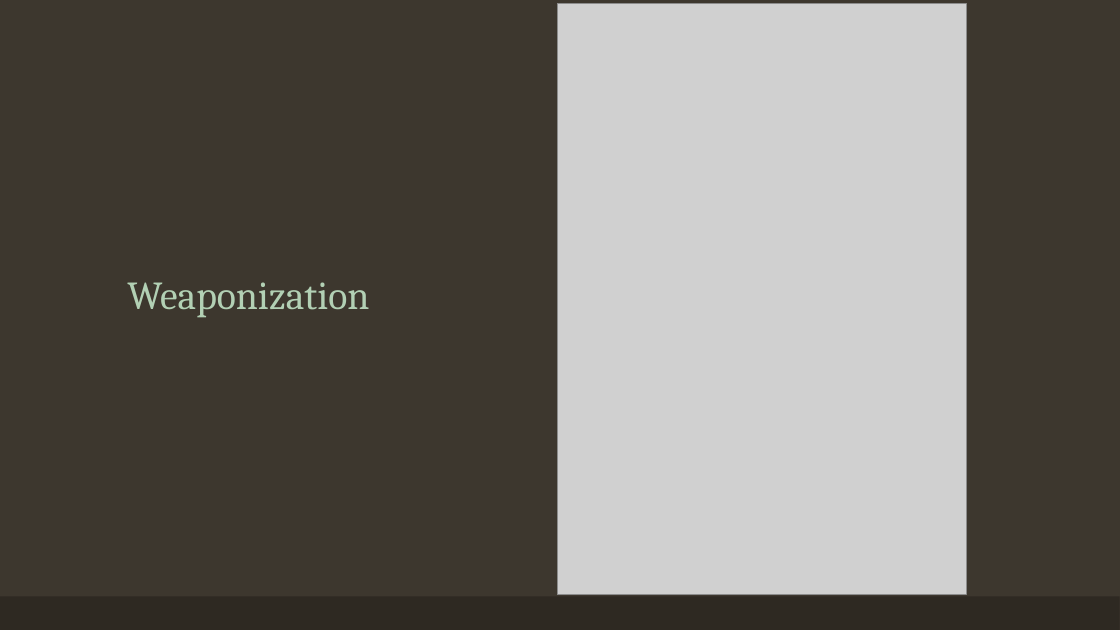
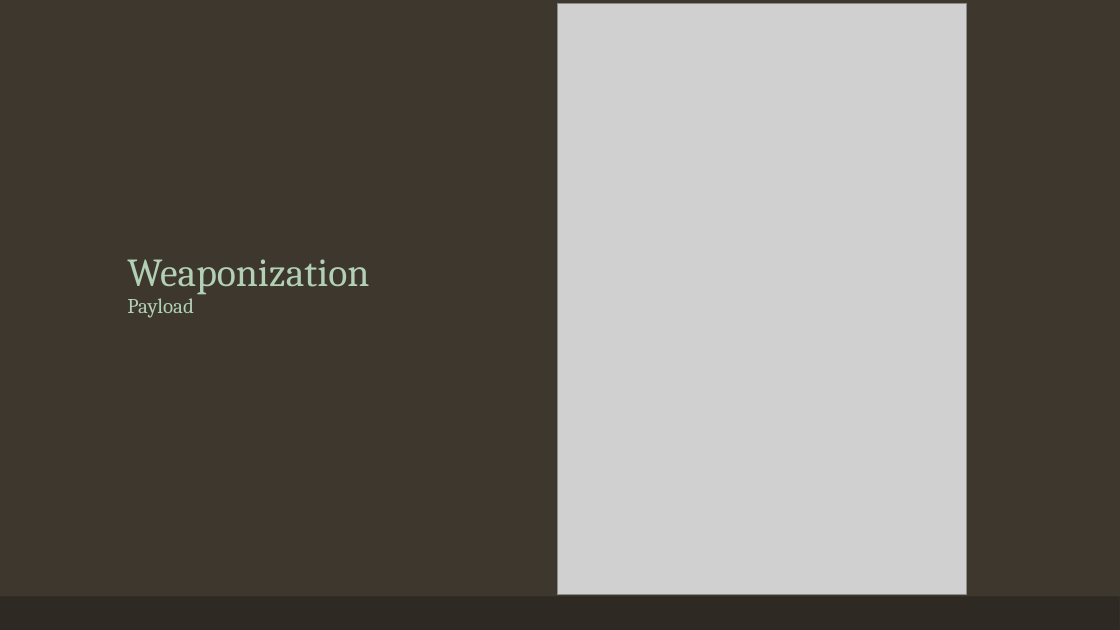
Before and after one commit to PeterWalker-Inc/ransomware, a slide deck: slide 7 of Ransomware.pptx. Drawn at 1120x630 pixels with LibreOffice and Linux fonts; fonts in the diff are those of the drawing; grey boxes stand for pictures. Boxes give left, top, right and bottom in pixels: in the first picture for what was removed or moved away, otherwise in the second. Text is boxed around its words. In the diff, an @@ line names an element or a change of style, - is before the commit and + after.

```diff
--- a/Ransomware.pptx
+++ b/Ransomware.pptx
@@ title at (x1=127, y1=259, x2=369, y2=318): text changed @@
-Weaponization
+Weaponization
+Payload
```
Also in this commit, not shown: 8 other slides changed, 7 other files.
